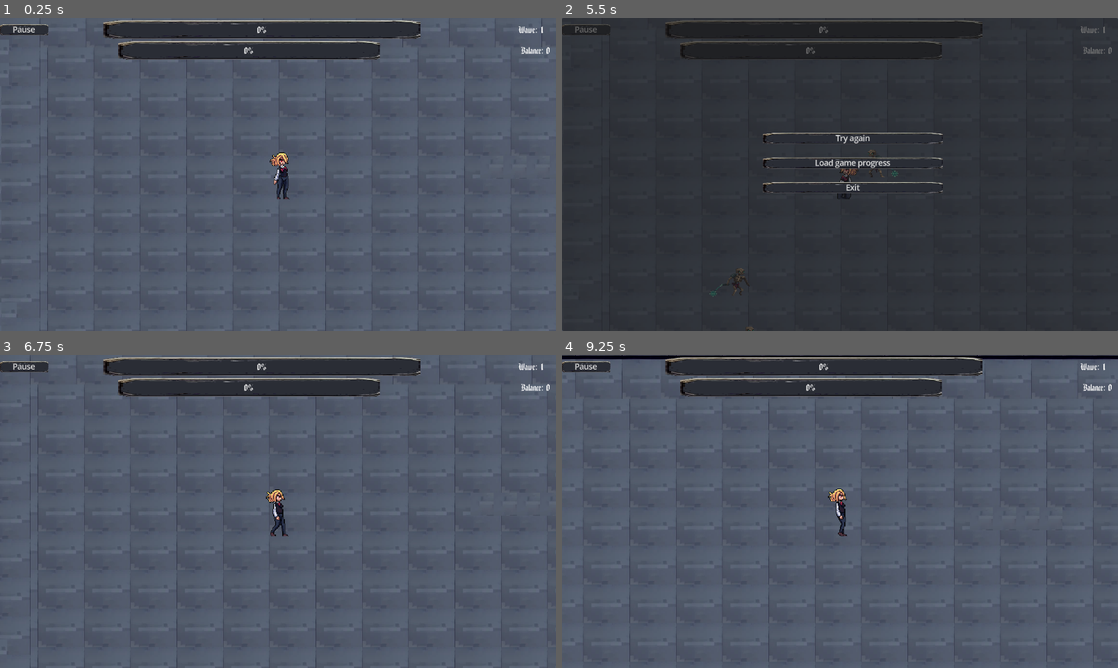
Above: before the commit, frames 1-4 (two rows, left to right).
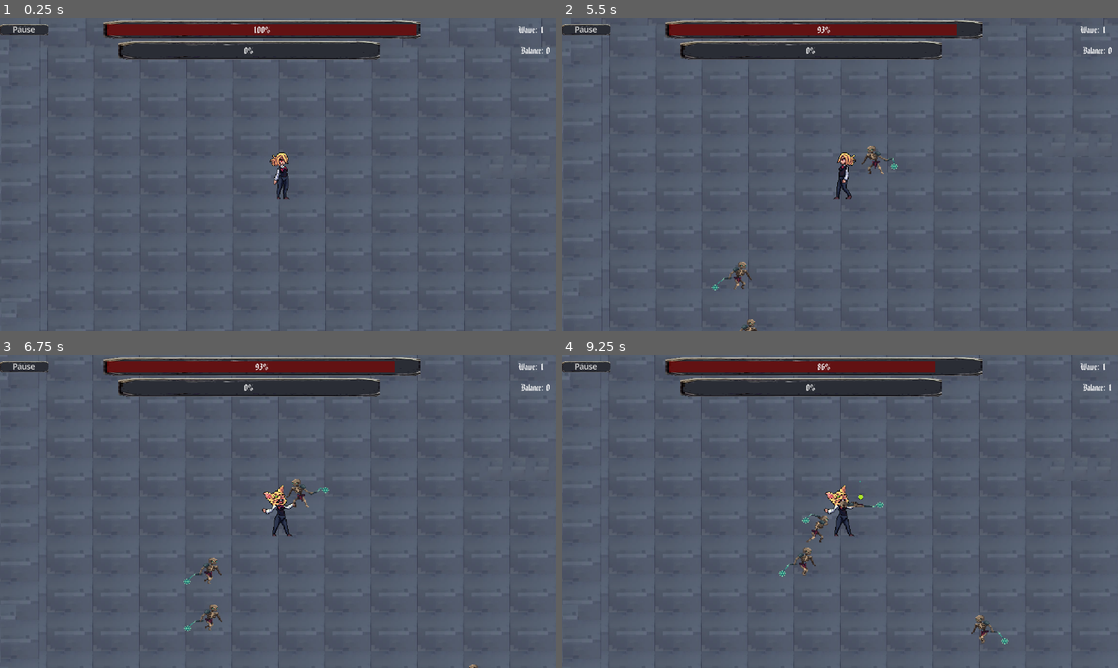
Above: after the commit, the same moments.

Repository: hucketa/Diplome
Game: Godot game, scene res://src/Scenes/Levels/Level_test.tscn
The game is run twice, just before and just after one commit, with the same random seed, the same clock (stepped at 60 frames per second) and the same inputs. This scene is started directly instead of the project's main scene. Sound files missing from this copy of the repository are replaced by a short silence.
Inputs (mouse positions are in pixels of both pictures, inside the frame that each line leads up to):
- Up to frame 1 (0.25 s): no input
- Up to frame 2 (5.5 s): hold D (player_move_right) 0.53-1.28 s; tap Space (attack) every 0.75 s from 0.6 to 5.1 s; hold S (player_move_down) 1.28-2.03 s; hold D (player_move_right) 2.03-2.78 s; hold W (player_move_up) 2.78-3.53 s; hold A (player_move_left) 3.53-5.03 s; hold S (player_move_down) from 5.03 s (still down)
- Up to frame 3 (6.75 s): release S (player_move_down) at 5.75 s; click (289, 477) at 5.75 s, where only the run before the commit has a clickable "Try again"; hold D (player_move_right) from 6.53 s (still down); tap Space (attack) at 6.6 s
- Up to frame 4 (9.25 s): release D (player_move_right) at 7.28 s; hold W (player_move_up) 7.28-8.03 s; tap Space (attack) at 7.35, 8.1, 8.85 s; hold D (player_move_right) 8.03-8.78 s; hold S (player_move_down) from 8.78 s (still down)

The runs differ from the first frame. In frame 1, 2.0% of the frame differs, in the area x 19-75%, y 2-6%; in frame 2, 96%, in the area x 0-100%, y 0-100%; in frame 3, 3.7%; in frame 4, 5.7%.

Commit message:
фиксы мелких ошибок

Diff:
--- a/project.godot
+++ b/project.godot
@@ -20,8 +20,8 @@
 
 [autoload]
 
+GameManager="*res://src/GameManager.gd"
 WeaponDB="*res://src/WeaponDatabase.gd"
-GameManager="*res://src/GameManager.gd"
 
 [display]
 
--- a/src/GameManager.gd
+++ b/src/GameManager.gd
@@ -2,9 +2,9 @@
 
 const SAVE_PATH_TEMPLATE := "user://save_slot_%d.json"
 
-var __xp_scale: float
-var __gold_scale: float
-var __hp_scale: float
+var __hp_scale: float = 1.0
+var __gold_scale: float = 1.0
+var __xp_scale: float = 1.0
 var music_position: float = 0.0
 var sfx_volume: float = 0.0
 const CONFIG_PATH = "user://settings.cfg"
@@ -39,6 +39,10 @@
 func set_hp_scale(a: float):
 	__hp_scale = a
 
+func get_hp_scale() -> float:
+	if __hp_scale == 0:
+		__load_from_config()
+	return __hp_scale
 
 func save_game(slot: int, stats: PlayerStats, inventory: SimplifiedInventory, spawner: Spawner_logic) -> void:
 	var wave = spawner.get_current_wave()
@@ -59,13 +63,19 @@
 func load_game(slot: int) -> Dictionary:
 	var path = SAVE_PATH_TEMPLATE % slot
 	if not FileAccess.file_exists(path):
-		push_warning("Файл сейва не найден!")
+		push_warning("⚠ Файл сейва не найден!")
 		return {}
 	var file = FileAccess.open(path, FileAccess.READ)
-	var data = JSON.parse_string(file.get_as_text())
+	var text = file.get_as_text()
 	file.close()
-	print("Игра загружена из слота", slot, "волна:", data.get("wave", "?"))
-	return data
+	var result = JSON.parse_string(text)
+	if typeof(result) != TYPE_DICTIONARY:
+		push_warning("❌ Повреждённый сейв в слоте %d — удалён." % slot)
+		DirAccess.remove_absolute(path)
+		return {}
+	print("Игра загружена из слота", slot, "волна:", result.get("wave", "?"))
+	return result
+
 
 func delete_save(slot: int) -> void:
 	var path = SAVE_PATH_TEMPLATE % slot
@@ -78,8 +88,13 @@
 	if not FileAccess.file_exists(path):
 		return {"exists": false}
 	var file = FileAccess.open(path, FileAccess.READ)
-	var data = JSON.parse_string(file.get_as_text())
+	var text = file.get_as_text()
 	file.close()
+	var data = JSON.parse_string(text)
+	if typeof(data) != TYPE_DICTIONARY:
+		push_warning("❌ Повреждённый сейв в слоте %d — удалён." % slot)
+		DirAccess.remove_absolute(path)
+		return {"exists": false}
 	return {
 		"exists": true,
 		"wave": data.get("wave", 0),
--- a/src/Utility_scripts/Brightness/brightness_filter.gd
+++ b/src/Utility_scripts/Brightness/brightness_filter.gd
@@ -6,7 +6,7 @@
 func _ready():
 	var config = ConfigFile.new()
 	if config.load(CONFIG_PATH) == OK:
-		var brightness = config.get_value("Settings", "brightness", 0)
+		var brightness = config.get_value("Settings", "brightness", 1)
 		var brightness_value = brightness
 		canvas_modulate.color = Color(brightness_value, brightness_value, brightness_value)
 
--- a/src/Utility_scripts/Player_stats/PlayerStats.gd
+++ b/src/Utility_scripts/Player_stats/PlayerStats.gd
@@ -29,8 +29,7 @@
 func _ready():
 	base_max_health = __max_health
 	base_gold = __coins
-
-	__max_health = base_max_health * GameManager.__hp_scale
+	__max_health = base_max_health * GameManager.get_hp_scale()
 	__current_health = __max_health
 	__coins = base_gold * GameManager.__gold_scale
 
Not shown, changed: Docs/Записка_диплом.docx
Not shown, changed: Docs/Записка_диплом_норм.docx
Not shown, changed: Export/DarkLifer.console.exe
Not shown, changed: Export/DarkLifer.exe
